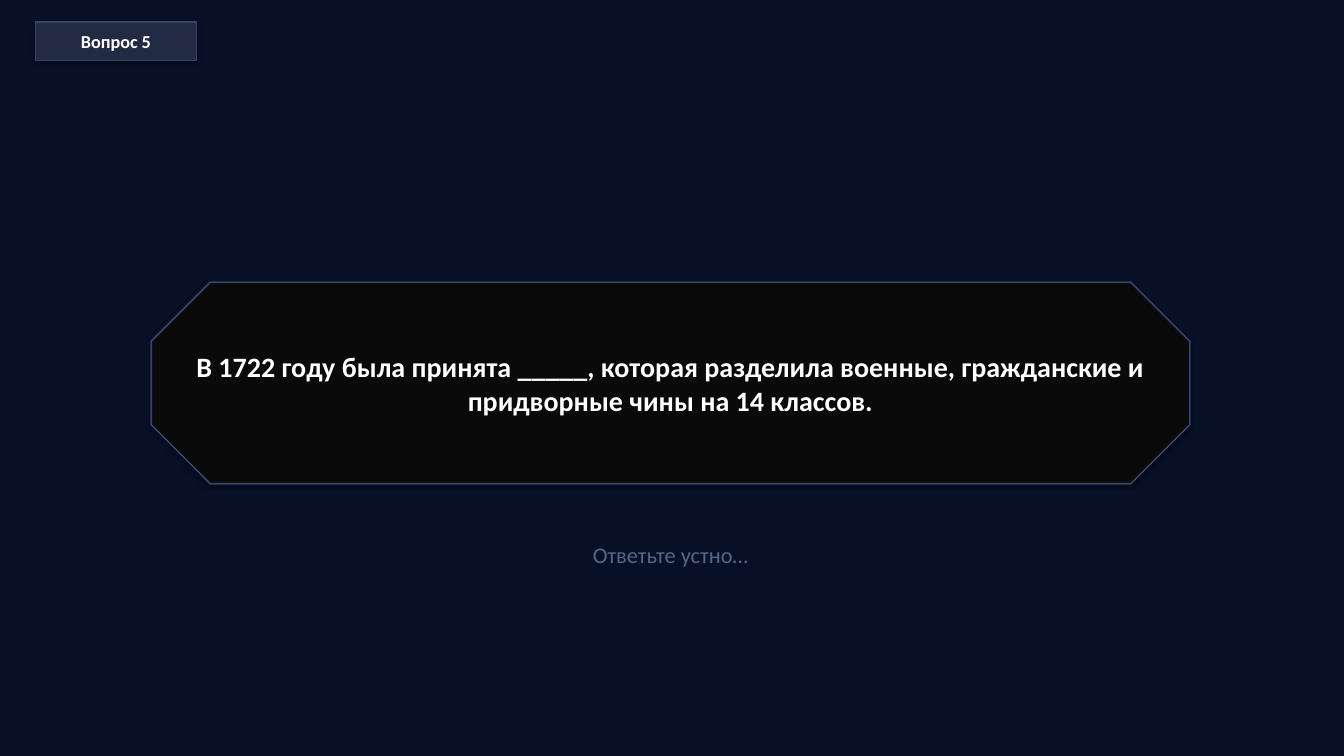
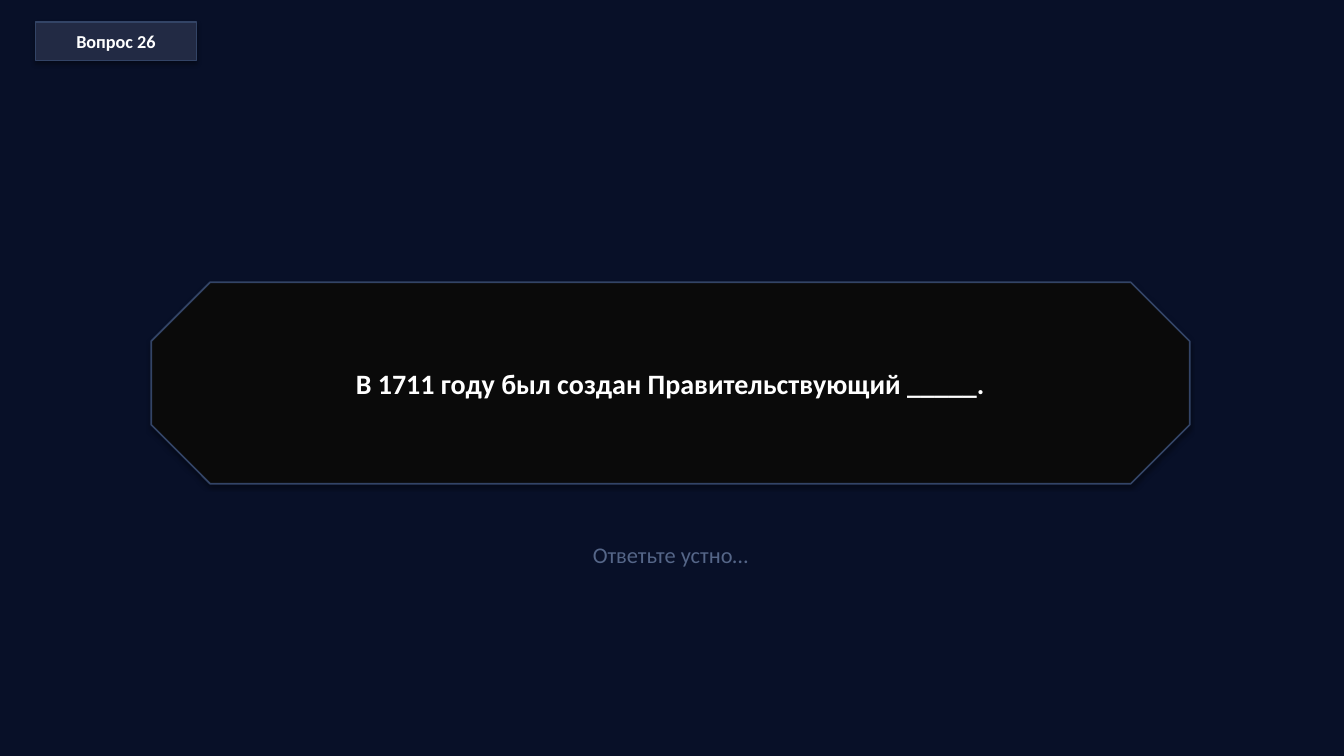
Before and after one commit to bk-ru/quizcraft, a slide deck: slide 51 of mockups/compact-workspace/data/demo-export.pptx (slide 9 before the commit). Drawn at 1344x756 pixels with LibreOffice and Linux fonts; fonts in the diff are those of the drawing. Boxes give left, top, right and bottom in pixels: in the first picture for what was removed or moved away, otherwise in the second. Text is boxed around its words. In the diff, an @@ line names an element or a change of style, - is before the commit and + after.

```diff
--- a/mockups/compact-workspace/data/demo-export.pptx
+++ b/mockups/compact-workspace/data/demo-export.pptx
@@ text in rectangle at (76,35,155,51): text changed @@
-Вопрос 5
+Вопрос 26
@@ text in octagon at (356,374,901,399): text changed @@
-В 1722 году была принята _____, которая разделила военные, гражданские и придворные чины на 14 классов.
+В 1711 году был создан Правительствующий _____.
```
Also in this commit, not shown: 13 other slides changed, 86 slides added, 6 slides removed, 2 other files.
